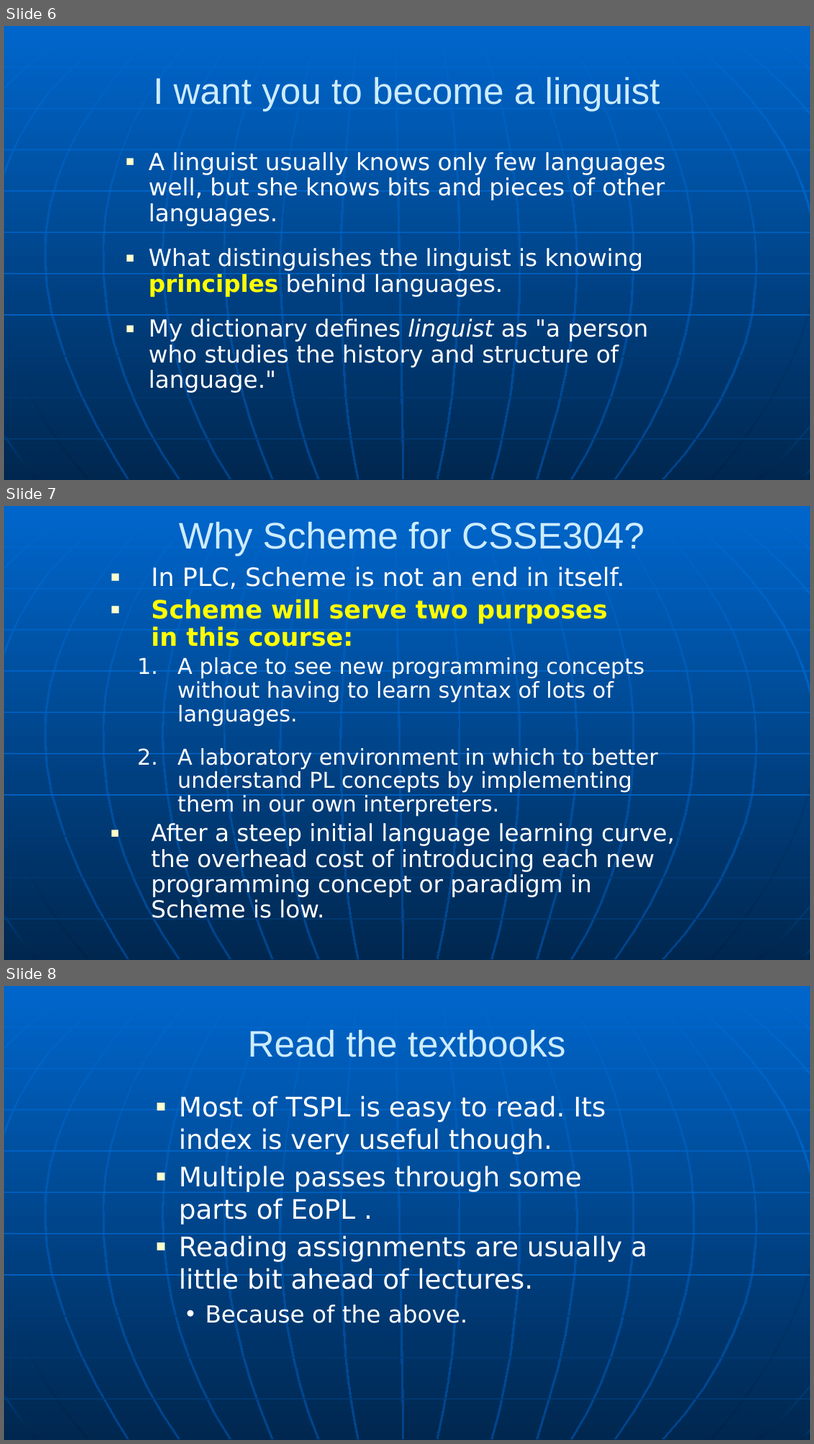
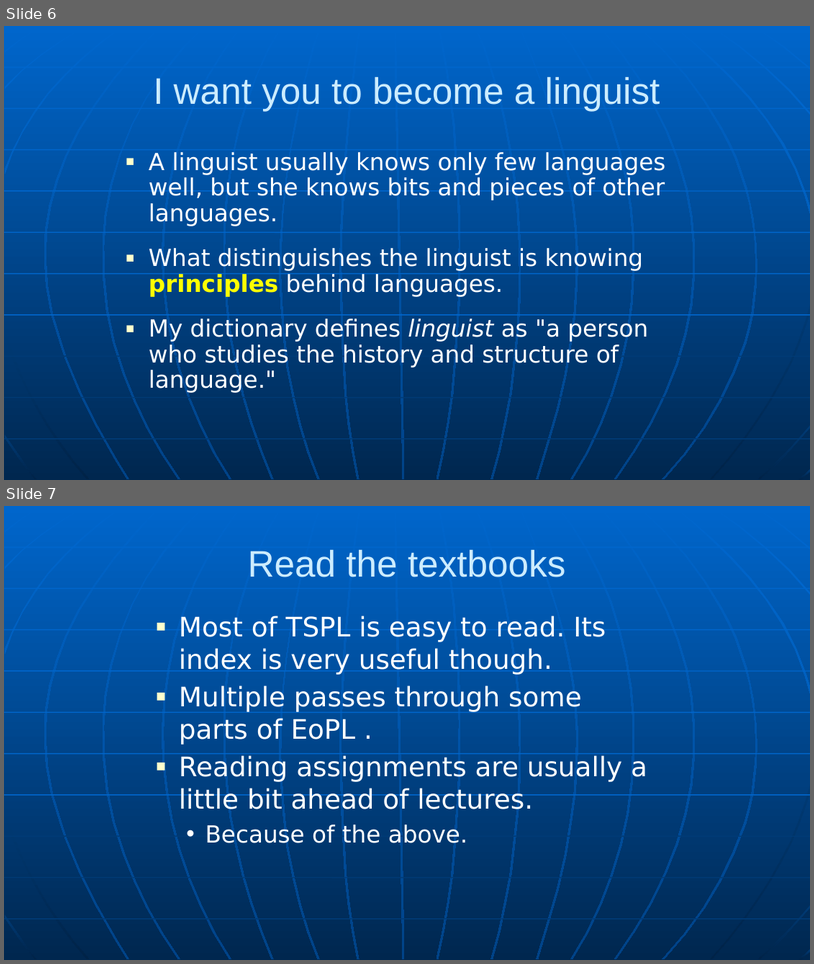
Before and after one commit to RHIT-CSSE/csse304, a slide deck: ClassMaterials/CourseIntro/CWA-intro.pptx. Shown one above the other, each under a label of ours: slides 6, 7 and 8 before the commit, slides 6 and 7 after it. The pictures are 814x1444 and 814x964 pixels, drawn with LibreOffice and Linux fonts; fonts in the diff are those of the drawing. Boxes give left, top, right and bottom in pixels: in the first picture for what was removed or moved away, otherwise in the second. Text is boxed around its words. In the diff, an @@ line names an element or a change of style, - is before the commit and + after.

```diff
--- a/ClassMaterials/CourseIntro/CWA-intro.pptx
+++ b/ClassMaterials/CourseIntro/CWA-intro.pptx
@@ slide 7 removed at (4, 506, 810, 960), background gradient #0066CC to #004488; not listed: 34 template elements that a slide beside it also shows @@
@@ title removed at (179, 522, 645, 556) @@
-Why Scheme for CSSE304?
@@ text removed at (151, 566, 675, 922) @@
-■ In PLC, Scheme is not an end in itself.
-■ Scheme will serve two purposes
-  in this course:
-  1. A place to see new programming concepts without having to learn syntax of lots of languages.
-  2. A laboratory environment in which to better understand PL concepts by implementing them in our own interpreters.
-■ After a steep initial language learning curve, the overhead cost of introducing each new programming concept or paradigm in Scheme is low.
@@ what was slide 8 is now slide 7 @@
```
Also in this commit, not shown: 3 slides changed, 2 other files.
